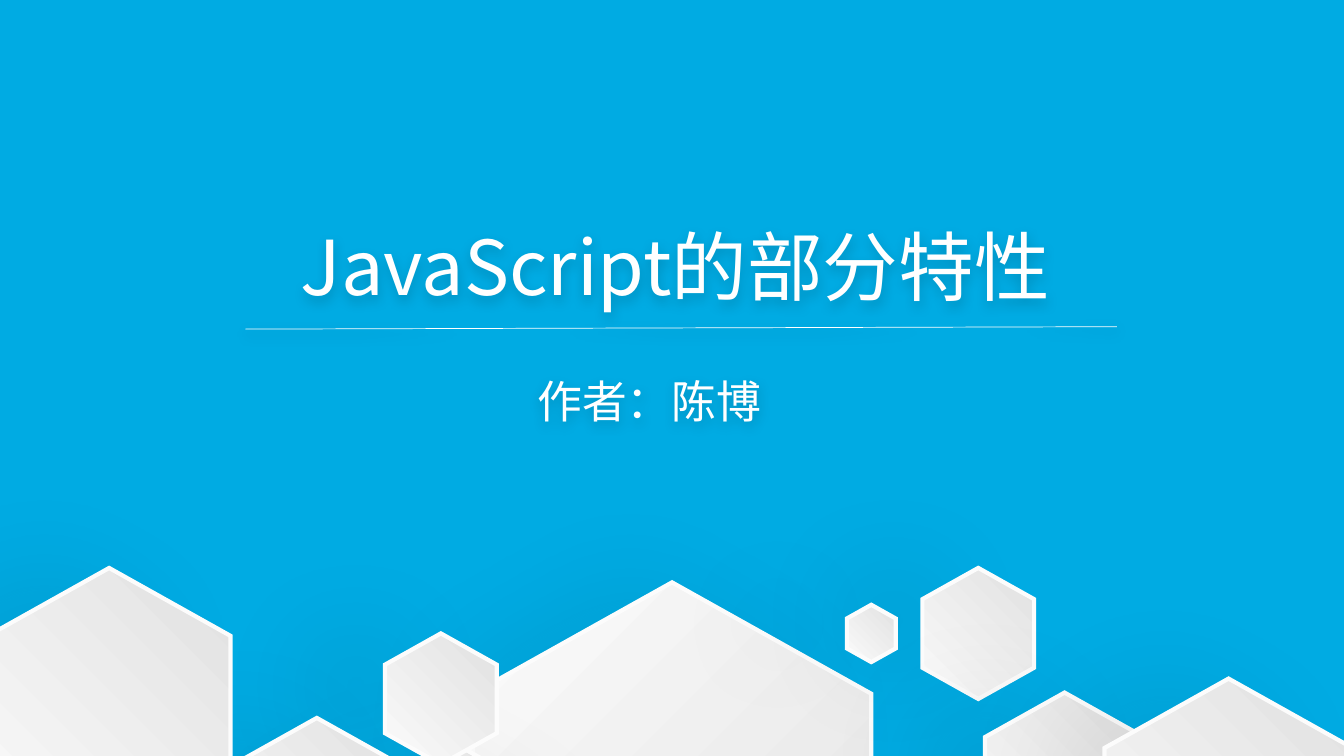
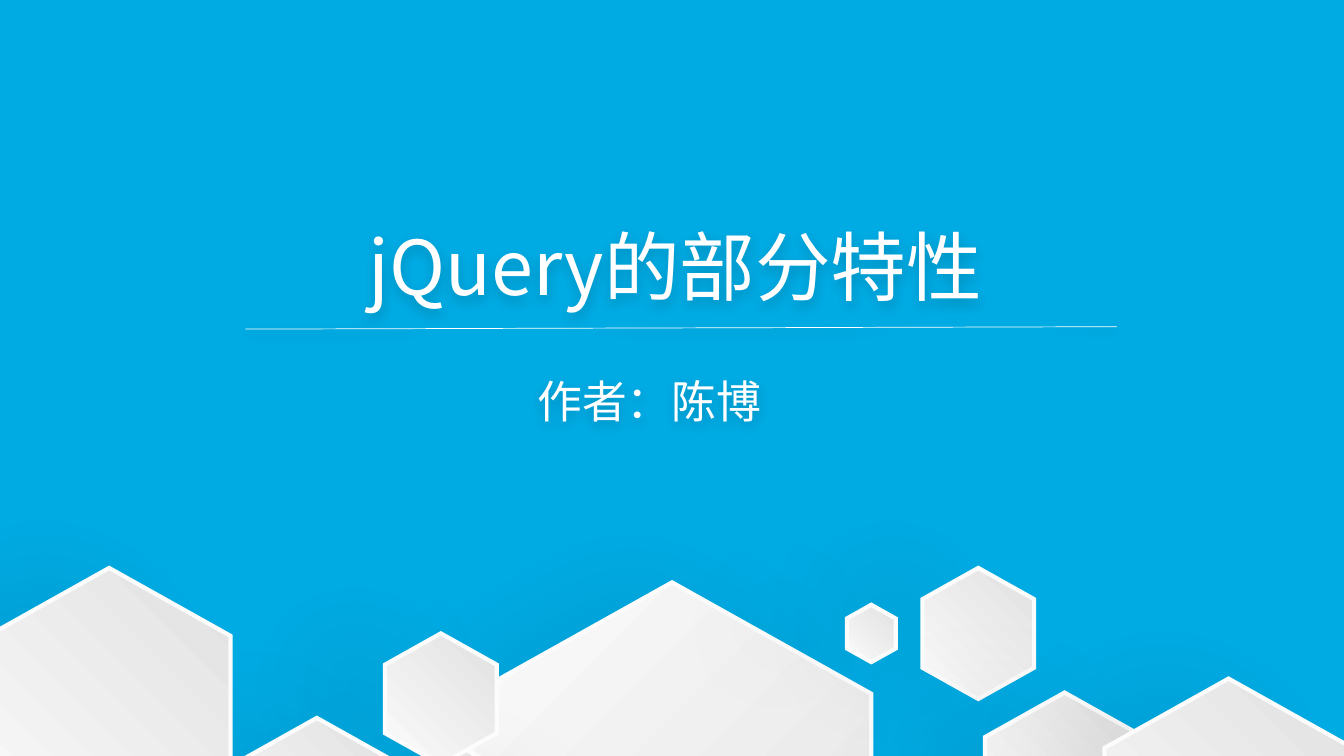
Before and after one commit to wugenshui/ppt, a slide deck: slide 1 of JS/jQuery.pptx. Drawn at 1344x756 pixels with LibreOffice and Linux fonts; fonts in the diff are those of the drawing. Boxes give left, top, right and bottom in pixels: in the first picture for what was removed or moved away, otherwise in the second. Text is boxed around its words. In the diff, an @@ line names an element or a change of style, - is before the commit and + after.

```diff
--- a/JS/jQuery.pptx
+++ b/JS/jQuery.pptx
@@ text at (x1=369, y1=231, x2=983, y2=314): text changed @@
-JavaScript的部分特性
+jQuery的部分特性
```
Also in this commit, not shown: 4 other slides changed, 2 slides added, 2 slides removed, 1 other file.
